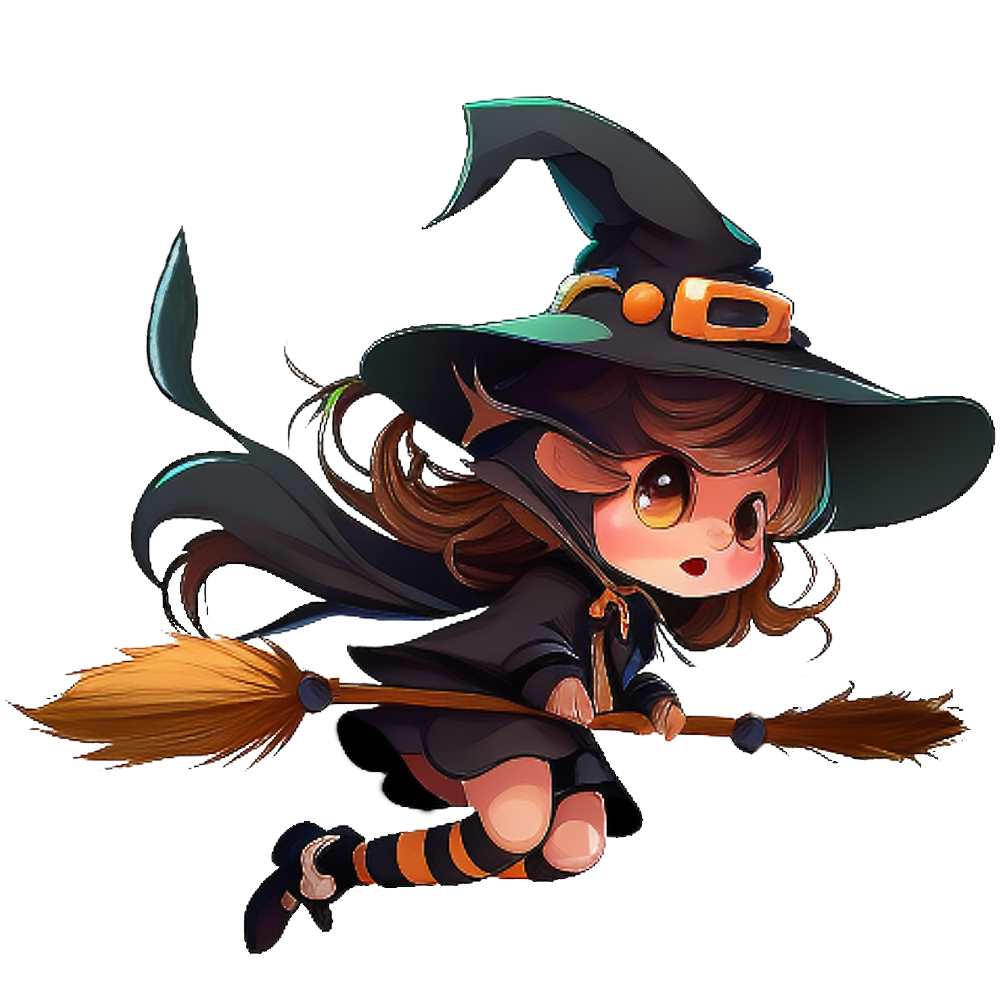
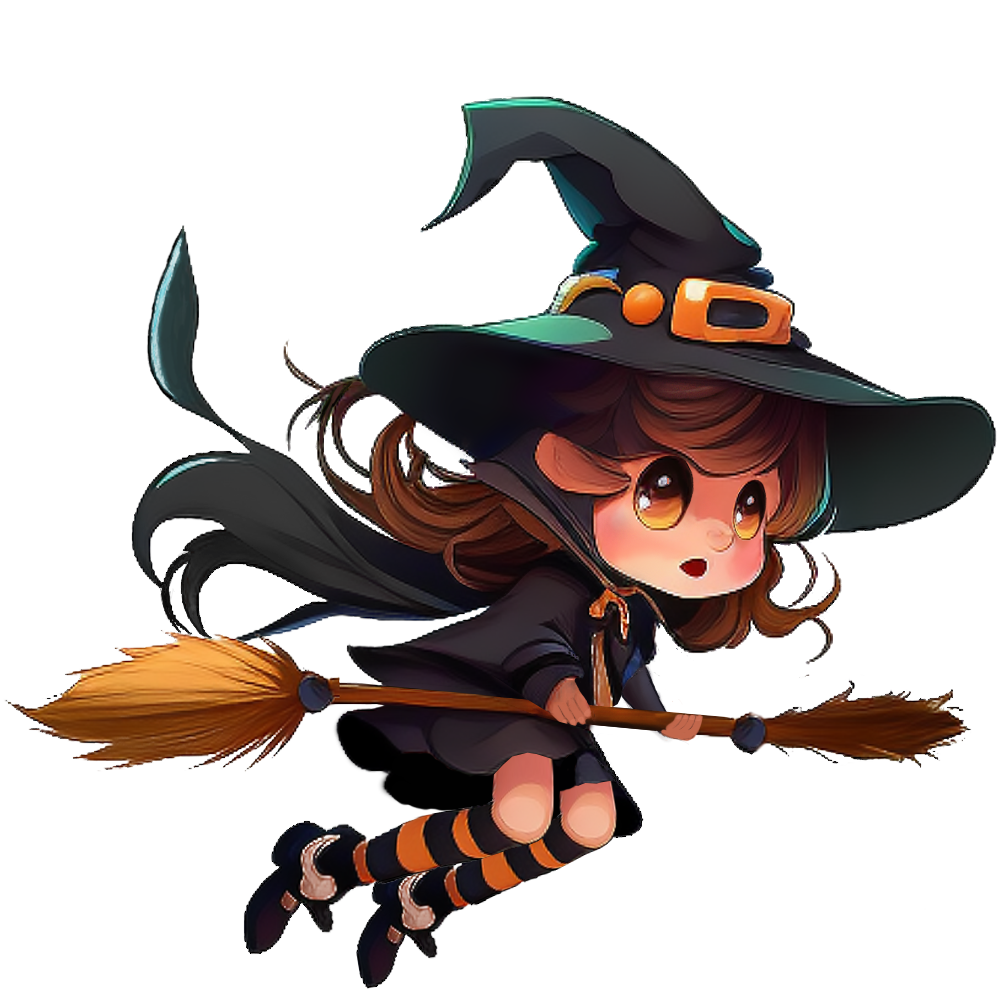
Layers edited between the first and the second 1000x1000 image:
added layer "yubka" above "rightLeg" over [428,709,620,793]
added layer "rightLeg" above "leftLeg" over [303,733,554,955]
added layer "leftLeg" above "plasch" over [355,744,618,989]
added layer "plasch" above "Группа 1" over [130,224,509,642]
added group "Группа 1" with 3 layers above "Слой 7" over [283,96,997,678]
added layer "Слой 6 копия" in group "Группа 1" over [731,478,767,542]
added layer "Слой 6" in group "Группа 1" over [631,455,696,532]
added layer "Слой 4 копия 7" in group "Группа 1" over [283,96,997,678]
added layer "Слой 7" above "Слой 8" over [451,624,599,733]
added layer "Слой 8" above "Слой 5" over [610,670,703,745]
added layer "Слой 5" above "Слой 8 копия" over [169,629,833,910]
added layer "Слой 8 копия" above "Слой 3" over [619,649,675,743]
painted on "Слой 3" over [130,95,997,955]
